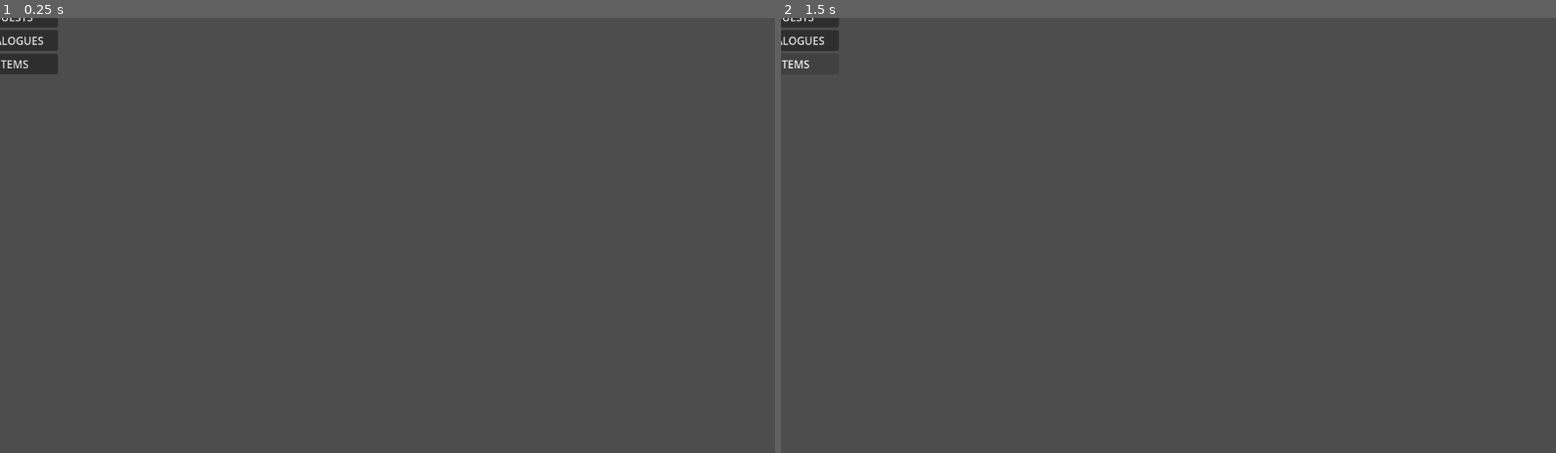
Above: before the commit, frames 1-2 (left to right).
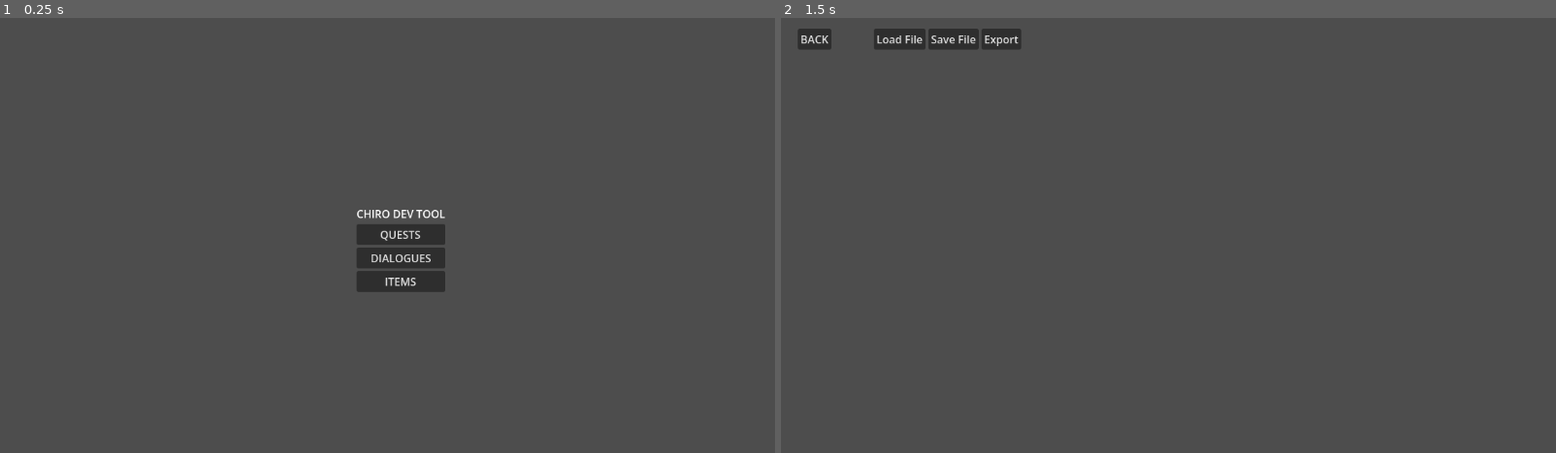
Above: after the commit, the same moments.

Repository: Seblecaribou/chiro-json-tool
Game: Godot game, scene res://Scenes/Main.tscn
The game is run twice, just before and just after one commit, with the same random seed, the same clock (stepped at 60 frames per second) and the same inputs.
Inputs (mouse positions are in pixels of both pictures, inside the frame that each line leads up to):
- Up to frame 1 (0.25 s): no input
- Up to frame 2 (1.5 s): click "DIALOGUES" at 0.5 s; click (796, 65) at 1.25 s, where only the run before the commit has a clickable "ITEMS"

The runs differ from the first frame. In frame 1, 2.5% of the frame differs, in the area x 0-58%, y 0-64%; in frame 2, 1.2%.

Commit message:
Added json extraction and input generation + signal to landing page buttons

Diff:
--- a/Scenes/EditorPage.tscn
+++ b/Scenes/EditorPage.tscn
@@ -1,4 +1,6 @@
 [gd_scene format=3 uid="uid://c6k1fckwuv5fa"]
+
+[ext_resource type="Script" uid="uid://boc0nx7bj34jm" path="res://Scripts/EditorPage.gd" id="1_uht3o"]
 
 [node name="EditorPage" type="Control" unique_id=783348700]
 layout_mode = 3
@@ -7,6 +9,7 @@
 anchor_bottom = 1.0
 grow_horizontal = 2
 grow_vertical = 2
+script = ExtResource("1_uht3o")
 
 [node name="VBoxContainer" type="VBoxContainer" parent="." unique_id=426529025]
 layout_mode = 0
@@ -42,3 +45,6 @@
 
 [node name="ScrollContainer" type="ScrollContainer" parent="VBoxContainer" unique_id=1190938783]
 layout_mode = 2
+
+[node name="VBoxContainer" type="VBoxContainer" parent="VBoxContainer/ScrollContainer" unique_id=330752787]
+layout_mode = 2
--- a/Scenes/LandingPage.tscn
+++ b/Scenes/LandingPage.tscn
@@ -1,4 +1,6 @@
 [gd_scene format=3 uid="uid://c8evbilseqbno"]
+
+[ext_resource type="Script" uid="uid://cqlur52cxkl6q" path="res://Scripts/LandingPage.gd" id="1_olvdx"]
 
 [node name="LandingPage" type="Control" unique_id=2049900438]
 layout_mode = 3
@@ -7,6 +9,7 @@
 anchor_bottom = 1.0
 grow_horizontal = 2
 grow_vertical = 2
+script = ExtResource("1_olvdx")
 
 [node name="VBoxContainer" type="VBoxContainer" parent="." unique_id=1347064069]
 layout_mode = 1
@@ -26,14 +29,14 @@
 layout_mode = 2
 text = "CHIRO DEV TOOL"
 
-[node name="Quests" type="Button" parent="VBoxContainer" unique_id=323752877]
+[node name="QuestButton" type="Button" parent="VBoxContainer" unique_id=323752877]
 layout_mode = 2
 text = "QUESTS"
 
-[node name="Dialogues" type="Button" parent="VBoxContainer" unique_id=1930790764]
+[node name="DialogueButton" type="Button" parent="VBoxContainer" unique_id=1930790764]
 layout_mode = 2
 text = "DIALOGUES"
 
-[node name="Items" type="Button" parent="VBoxContainer" unique_id=152370503]
+[node name="ItemButton" type="Button" parent="VBoxContainer" unique_id=152370503]
 layout_mode = 2
 text = "ITEMS"
--- a/Scenes/Main.tscn
+++ b/Scenes/Main.tscn
@@ -14,9 +14,14 @@
 script = ExtResource("1_r150o")
 
 [node name="MarginContainer" type="MarginContainer" parent="." unique_id=621451295]
-layout_mode = 0
-offset_right = 1920.0
-offset_bottom = 1080.0
+layout_mode = 1
+anchors_preset = 8
+anchor_left = 0.5
+anchor_top = 0.5
+anchor_right = 0.5
+anchor_bottom = 0.5
+grow_horizontal = 2
+grow_vertical = 2
 
 [node name="Control" type="Control" parent="MarginContainer" unique_id=126476004]
 layout_mode = 2
@@ -32,7 +37,12 @@
 grow_vertical = 1
 
 [node name="EditorPage" parent="MarginContainer/Control" unique_id=783348700 instance=ExtResource("3_kln2b")]
+visible = false
 layout_mode = 1
+offset_left = -551.0
+offset_top = -308.0
+offset_right = -551.0
+offset_bottom = -308.0
 
 [node name="OpenSchemaDialog" type="FileDialog" parent="." unique_id=691405340]
 oversampling_override = 1.0
--- /dev/null
+++ b/Scripts/EditorPage.gd
@@ -0,0 +1,192 @@
+class_name EditorPage
+extends Control
+
+signal export_requested(data: Dictionary)
+signal back_requested()
+@onready var form_root = $VBoxContainer/ScrollContainer/VBoxContainer
+@onready var title_label = $VBoxContainer/Header/Label
+var current_schema : Dictionary = {}
+
+#region Functions
+func build_from_schema(schema: Dictionary) -> void:
+	current_schema = schema
+	_clear_form()
+	_build_node(schema, form_root)
+
+func _clear_form():
+	for child in form_root.get_children():
+		child.queue_free()
+
+func _extract_object(container: Control) -> Dictionary:
+	var result := {}
+
+	for child in container.get_children():
+		if not child.has_meta("json_type"):
+			continue
+
+		var type = child.get_meta("json_type")
+
+		match type:
+			"string":
+				var child_name = child.get_meta("json_name")
+				var input = child.get_meta("json_input")
+				result[child_name] = input.text
+
+			"number":
+				var child_name = child.get_meta("json_name")
+				var input = child.get_meta("json_input")
+				result[child_name] = input.value
+
+			"bool":
+				var child_name = child.get_meta("json_name")
+				var input = child.get_meta("json_input")
+				result[child_name] = input.button_pressed
+
+			"array":
+				var child_name = child.get_meta("json_name")
+				result[child_name] = _extract_array(child)
+
+			"object":
+				var nested_name = child.get_meta("json_name")
+				var nested_data = _extract_object(child)
+
+				# If object has a name, assign it
+				if nested_name != null and nested_name != "":
+					result[nested_name] = nested_data
+				else:
+					result.merge(nested_data)
+	return result
+
+func _extract_array(wrapper: VBoxContainer) -> Array:
+	var result := []
+	var items_container = wrapper.get_meta("json_items_container")
+
+	for item in items_container.get_children():
+		var value = _extract_object(item)
+		result.append(value)
+
+	return result
+
+#region Schema Parser
+func _build_node(schema: Dictionary, parent: Control) -> void:
+	match schema.get("type"):
+		"object":
+			_build_object(schema, parent)
+		"array":
+			_build_array(schema, parent)
+		"string":
+			_build_string(schema, parent)
+		"bool":
+			_build_bool(schema, parent)
+		"number":
+			_build_number(schema, parent)
+
+func _build_object(schema: Dictionary, parent: Control) -> void:
+	var container : VBoxContainer = VBoxContainer.new()
+	parent.add_child(container)
+	container.set_meta("json_type", "object")
+	container.set_meta("json_schema", schema)
+
+	for field in schema.get("fields", []):
+		_build_node(field, container)
+
+func _build_array(schema: Dictionary, parent: Control) -> void:
+	var wrapper: VBoxContainer = VBoxContainer.new()
+	parent.add_child(wrapper)
+
+	wrapper.set_meta("json_type", "array")
+	wrapper.set_meta("json_schema", schema)
+
+	var label : Label = Label.new()
+	label.text = schema.get("label", schema.get("name", "Array"))
+	wrapper.add_child(label)
+
+	var items_container : VBoxContainer = VBoxContainer.new()
+	wrapper.add_child(items_container)
+
+	wrapper.set_meta("json_items_container", items_container)
+
+	var add_button : Button = Button.new()
+	add_button.text = "Add"
+	wrapper.add_child(add_button)
+
+	add_button.pressed.connect(func():
+		_add_array_item(wrapper)
+	)
+
+func _add_array_item(array_wrapper: VBoxContainer):
+	var schema : Dictionary = array_wrapper.get_meta("json_schema")
+	var item_schema : Dictionary= schema.get("item")
+	var items_container = array_wrapper.get_meta("json_items_container")
+
+	var item_container := VBoxContainer.new()
+	items_container.add_child(item_container)
+
+	_build_node(item_schema, item_container)
+
+
+func _build_string(schema: Dictionary, parent: Control) -> void:
+	var container := VBoxContainer.new()
+	parent.add_child(container)
+
+	container.set_meta("json_type", "string")
+	container.set_meta("json_name", schema.get("name"))
+
+	var label := Label.new()
+	label.text = schema.get("label", schema.get("name", "String"))
+	container.add_child(label)
+
+	var input
+
+	if schema.get("multiline", false):
+		input = TextEdit.new()
+		input.custom_minimum_size.y = 100
+	else:
+		input = LineEdit.new()
+
+	container.add_child(input)
+	container.set_meta("json_input", input)
+
+func _build_bool(schema: Dictionary, parent: Control) -> void:
+	var container := HBoxContainer.new()
+	parent.add_child(container)
+
+	container.set_meta("json_type", "bool")
+	container.set_meta("json_name", schema.get("name"))
+
+	var checkbox := CheckBox.new()
+	checkbox.text = schema.get("label", schema.get("name", "Bool"))
+	container.add_child(checkbox)
+
+	container.set_meta("json_input", checkbox)
+
+func _build_number(schema: Dictionary, parent: Control) -> void:
+	var container := VBoxContainer.new()
+	parent.add_child(container)
+
+	container.set_meta("json_type", "number")
+	container.set_meta("json_name", schema.get("name"))
+
+	var label := Label.new()
+	label.text = schema.get("label", schema.get("name", "Number"))
+	container.add_child(label)
+
+	var spin := SpinBox.new()
+	spin.step = 1
+	spin.min_value = -999999
+	spin.max_value = 999999
+
+	container.add_child(spin)
+	container.set_meta("json_input", spin)
+#endregion Schema Parser
+
+#endregion Functions
+
+#region Signal callback functions
+func _on_export_button_pressed():
+	var data := _extract_object(form_root)
+	export_requested.emit(data)
+
+func _on_back_button_pressed():
+	back_requested.emit()
+#endregion
--- /dev/null
+++ b/Scripts/LandingPage.gd
@@ -0,0 +1,21 @@
+class_name LandingPage
+extends Control
+
+signal category_selected(category: String)
+
+@onready var quest_button = $VBoxContainer/QuestButton
+@onready var dialogue_button = $VBoxContainer/DialogueButton
+@onready var object_button = $VBoxContainer/ItemButton
+
+func _ready():
+	quest_button.pressed.connect(func():
+		emit_signal("category_selected", "quest")
+	)
+
+	dialogue_button.pressed.connect(func():
+		emit_signal("category_selected", "dialogue")
+	)
+
+	object_button.pressed.connect(func():
+		emit_signal("category_selected", "object")
+	)
--- a/Scripts/main.gd
+++ b/Scripts/main.gd
@@ -18,6 +18,11 @@
 	_load_config()
 	_show_landing_page()
 
+	landing_page.category_selected.connect(_on_category_selected)
+	editor_page.export_requested.connect(_on_export_requested)
+	editor_page.back_requested.connect(_show_landing_page)
+
+	_show_landing_page()
 
 #region functions
 ##Configure the app
@@ -103,7 +108,6 @@
 	editor_page.build_from_schema(current_schema)
 	_show_editor()
 
-
 func _on_export_requested(data: Dictionary) -> void:
 	_save_json_to_disk(data)
 #endregion
--- a/project.godot
+++ b/project.godot
@@ -15,6 +15,10 @@
 config/features=PackedStringArray("4.6", "Forward Plus")
 config/icon="res://icon.svg"
 
+[display]
+
+window/hdr_2d=true
+
 [physics]
 
 3d/physics_engine="Jolt Physics"
Not shown, added: Scripts/EditorPage.gd.uid
Not shown, added: Scripts/LandingPage.gd.uid
